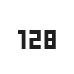
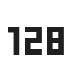
Revision of a layered 74×74 image; what changed, layer by layer:
painted on "128" over bbox(8, 27, 64, 55)
